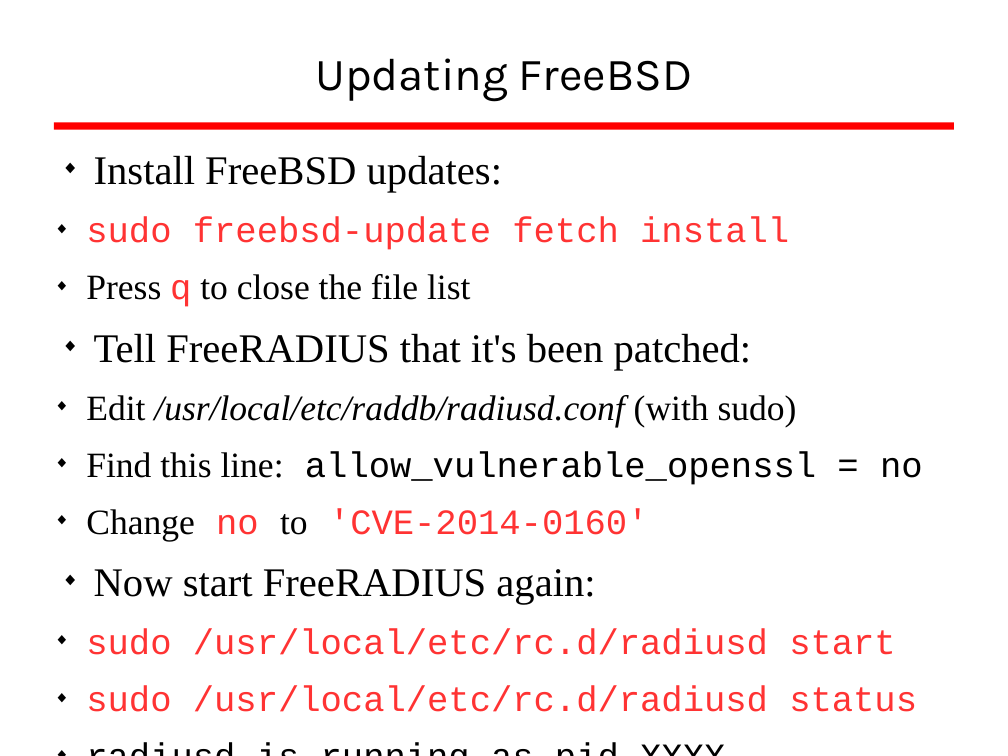
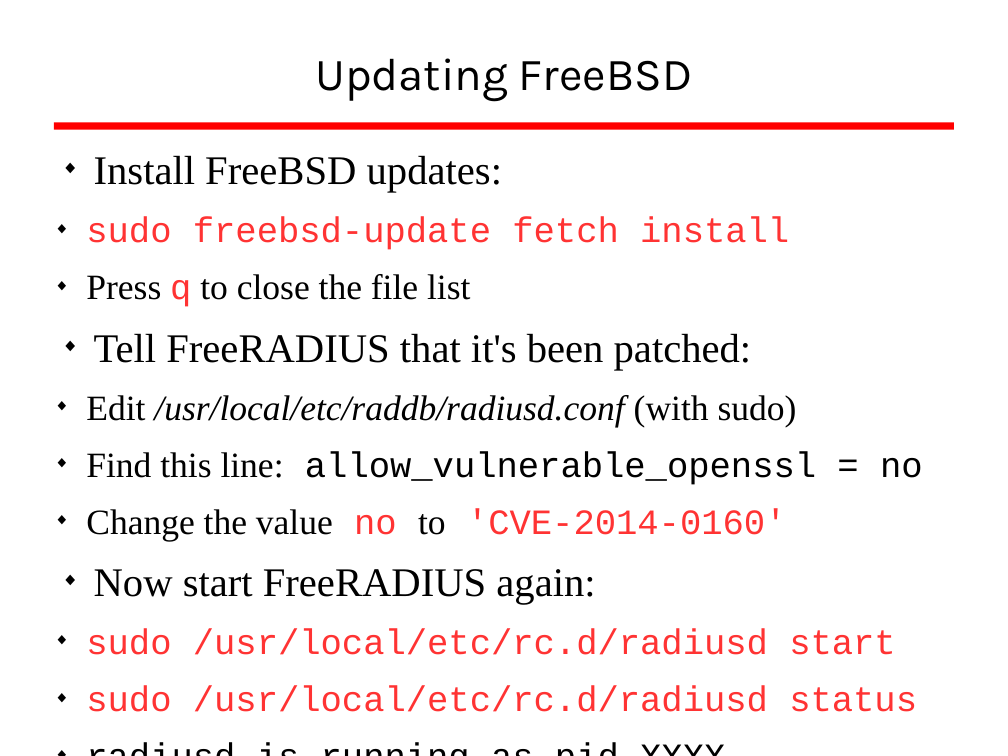
Before and after one commit to afnog/sse, a slide deck: slide 31 of radius/radius_presentation.odp. Drawn at 1008x756 pixels with LibreOffice and Linux fonts; fonts in the diff are those of the drawing; background and template pictures are left out. Boxes give left, top, right and bottom in pixels: in the first picture for what was removed or moved away, otherwise in the second. Text is boxed around its words. In the diff, an @@ line names an element or a change of style, - is before the commit and + after.

Commit message:
/ ‘radius/radius_presentation.odp’

```diff
--- a/radius/radius_presentation.odp
+++ b/radius/radius_presentation.odp
@@ text at (86, 509, 787, 541): text changed @@
-  ◆ Change no to 'CVE-2014-0160'
+  ◆ Change the value no to 'CVE-2014-0160'
```
